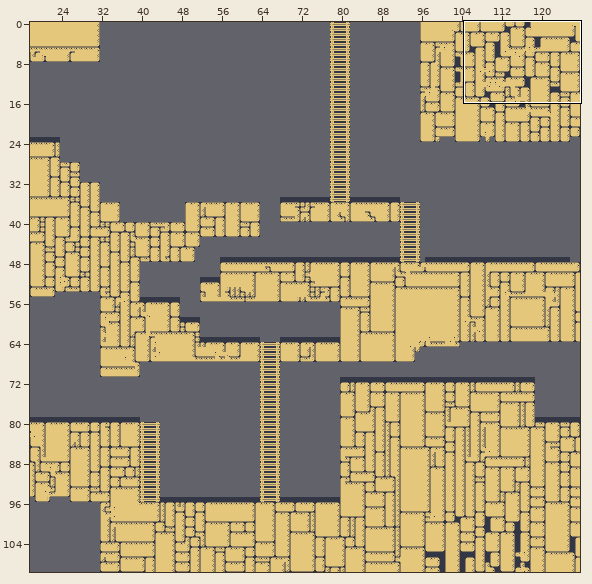
An edit to a level. Tiled map, scratch/map.tmx. The picture above shows the old version from afar; the outline marks the close-up.
Close-up. Earlier state:
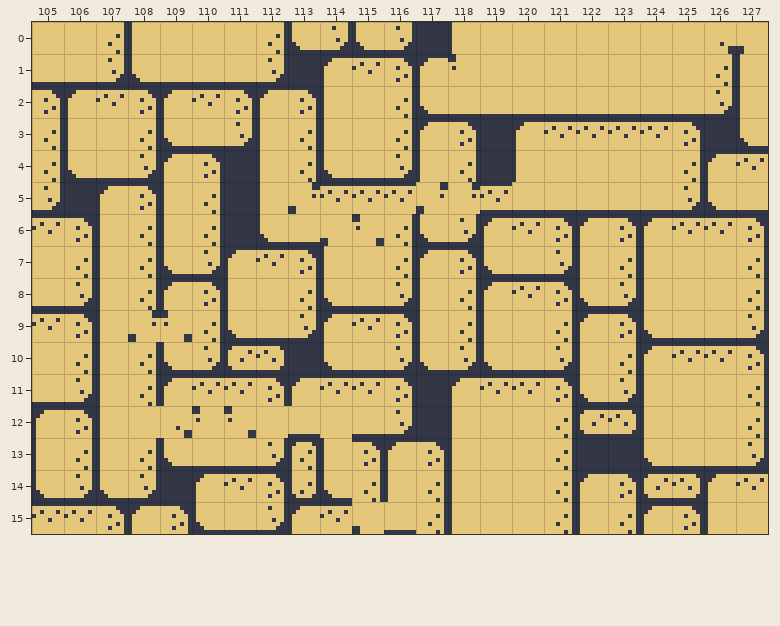
Cells are 8x8 px. Shown: x 105..127, y 0..15. The commit also changed other parts of the map, which this record leaves out.
After:
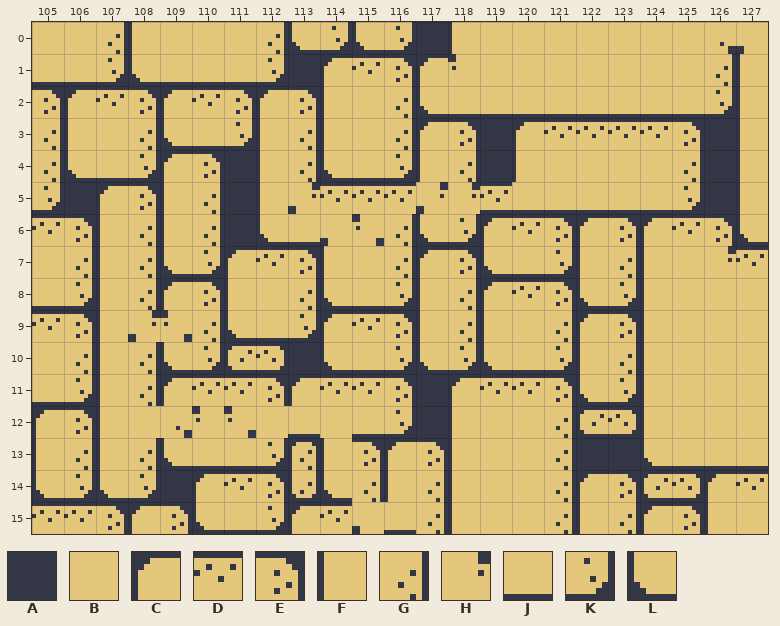
Key: from "tiles": A 1, B 2, C 8, D 9, E 10, F 11, G 12, H 14, J 15, K 16, L 18.
_ is an empty cell.
The edit:
Layer "Tile Layer 1":
Tile C gives way to tile A in row 4 at x 126.
Tile L gives way to tile A in row 5 at x 126.
Tile D gives way to tile B in row 10 at x 125 to 126.
Tile E gives way to tile B in row 10 at x 127.
Tile G gives way to tile B in row 8 at x 127; in rows 11 to 12 at x 127.
Tile J gives way to tile B in row 9 at x 125 to 126.
Tile K gives way to tile B in row 9 at x 127.
Tile G gives way to tile D in row 7 at x 127.
Tile D gives way to tile E in row 6 at x 126.
Tile C gives way to tile F in row 10 at x 124.
Tile D gives way to tile F in row 4 at x 127.
Tile J gives way to tile F in row 5 at x 127.
Tile L gives way to tile F in row 3 at x 127; in row 9 at x 124.
Tile B gives way to tile H in row 7 at x 126.
Tile K gives way to tile J in row 13 at x 127.
Tile E gives way to tile L in row 6 at x 127.
